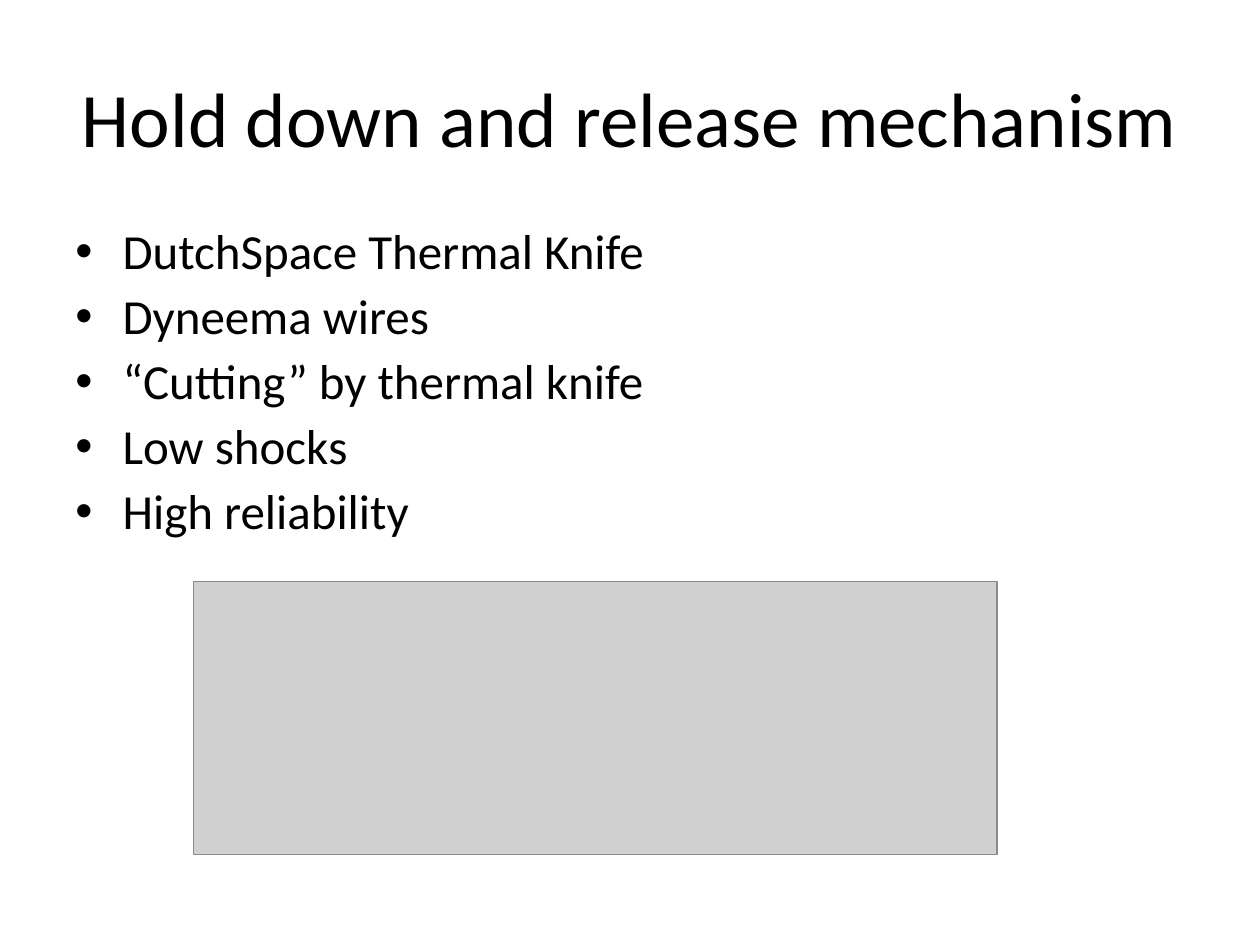
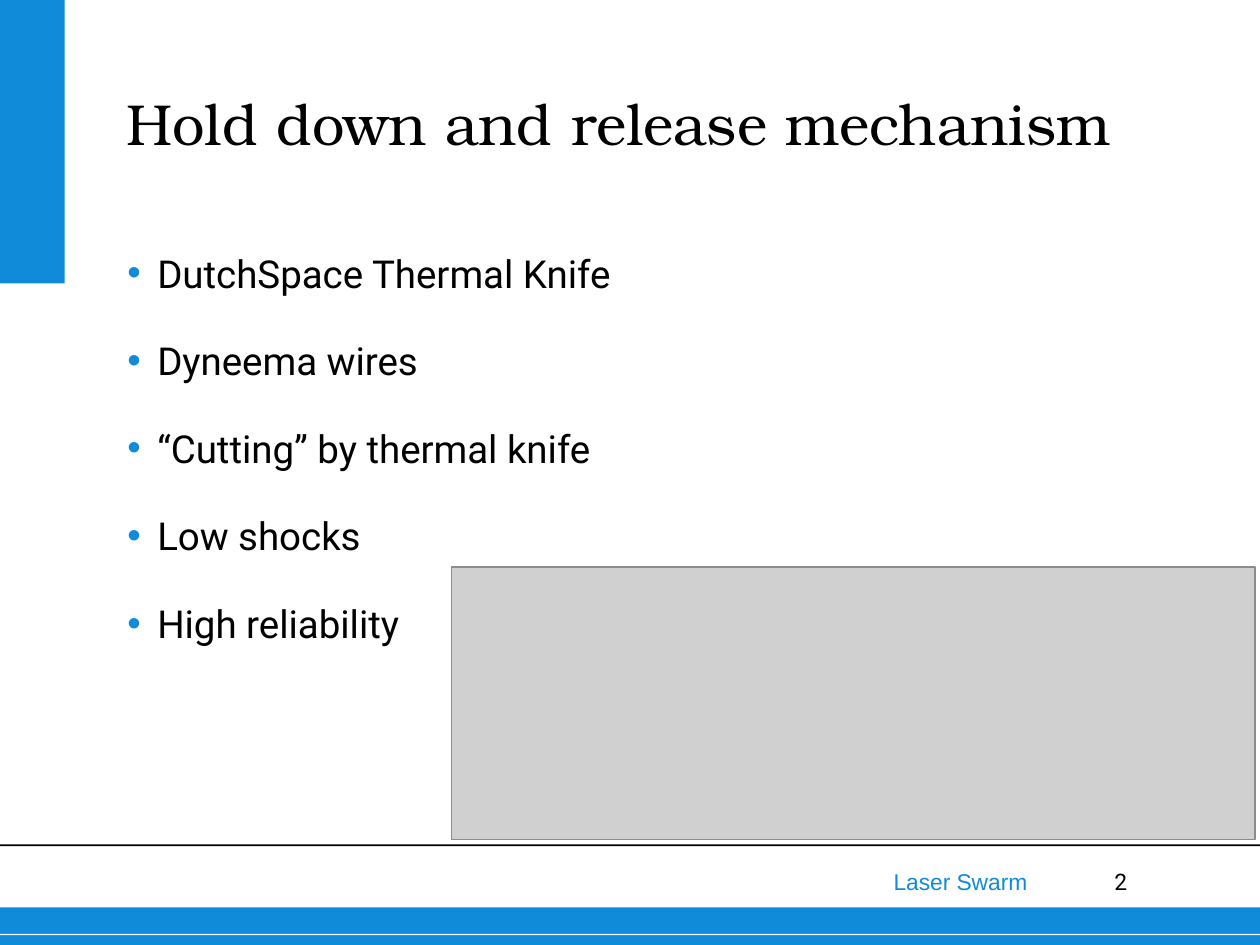
Before and after one commit to thewisenerd/laser-swarm, a slide deck: slide 2 of finalPresentation/subsections/EPS Final Design.ppt. Drawn at 1260x945 pixels with LibreOffice and Linux fonts; fonts in the diff are those of the drawing; grey boxes stand for pictures; background and template pictures are left out. Boxes give left, top, right and bottom in pixels: in the first picture for what was removed or moved away, otherwise in the second. Text is boxed around its words. In the diff, an @@ line names an element or a change of style, - is before the commit and + after.

```diff
--- a/finalPresentation/subsections/EPS Final Design.ppt
+++ b/finalPresentation/subsections/EPS Final Design.ppt
@@ rectangle added at <box>0,0,64,284</box>, fill #108BD9 @@
@@ text "Hold down and release mechanism": place and size @@
-text "Hold down and release mechanism" at <box>82,93,1176,148</box>
+text "Hold down and release mechanism" at <box>126,103,1111,146</box>
@@ text "Hold down and release mechanism" at <box>126,103,1111,146</box>: size 44 to 33 pt, font Calibri to TeX Gyre Bonum; alignment centre to left; indent changed; vertical alignment middle to bottom @@
@@ text "DutchSpace Thermal Knife": place and size @@
-text "DutchSpace Thermal Knife" at <box>123,235,644,538</box>
+text "DutchSpace Thermal Knife" at <box>157,258,611,647</box>
@@ text "DutchSpace Thermal Knife" at <box>157,258,611,647</box>: size 28 to 22 pt, font Calibri to Roboto; indent changed; line spacing 0.9 to 25pt; less space between paragraphs; bullet colour #000000 to #108BD9 @@
@@ picture: place and size @@
-picture at <box>193,582,997,854</box>
+picture at <box>451,567,1255,839</box>
@@ line added from (0, 845) to (1260, 845), #000000 0.99 pt @@
@@ text added at <box>894,874,1028,891</box>, 13 pt, text #108BD9 @@
+Laser Swarm
@@ page number added at <box>1114,873,1127,890</box>, 13 pt, text #000000 @@
+2
@@ rectangle added at <box>0,907,1260,945</box>, fill #108BD9 @@
@@ line added from (0, 935) to (1260, 935), #FFFFFF 0.74 pt @@
```
Also in this commit, not shown: 8 other slides changed.
